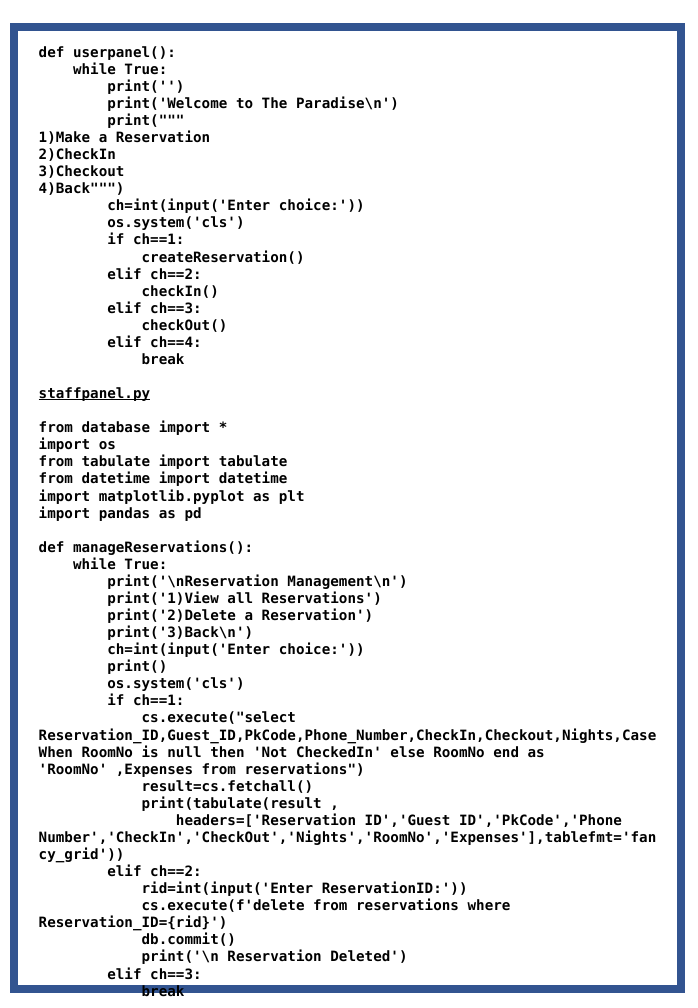
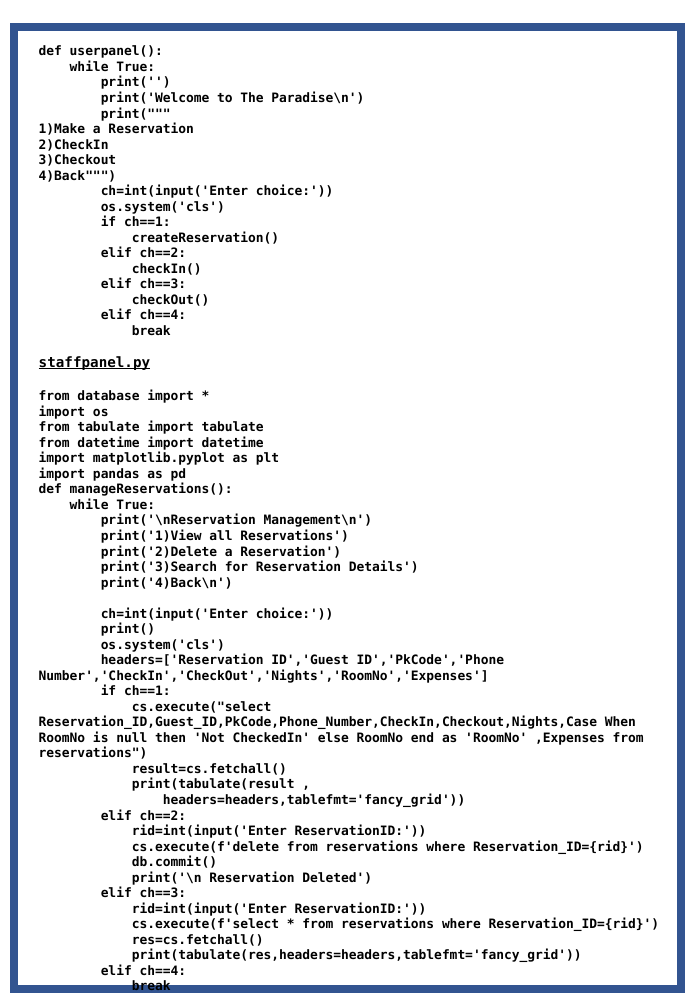
Before and after one commit to Agentgilspy/Hotel, a slide deck: slide 19 of Computer Project.pptx. Drawn at 698x1008 pixels with LibreOffice and Linux fonts; fonts in the diff are those of the drawing. Boxes give left, top, right and bottom in pixels: in the first picture for what was removed or moved away, otherwise in the second. Text is boxed around its words. In the diff, an @@ line names an element or a change of style, - is before the commit and + after.

```diff
--- a/Computer Project.pptx
+++ b/Computer Project.pptx
@@ text at [39,45,644,994]: size 11 to 10 pt in "def userpanel():", "while True:", "print('')", "print('Welcome to The Paradise\n')" and 40 more places @@
@@ text at [101,561,419,590]: text changed; size 11 to 10 pt @@
-print('3)Back\n')
+print('3)Search for Reservation Details')
+print('4)Back\n')
@@ text at [39,654,504,683]: paragraph added @@
+headers=['Reservation ID','Guest ID','PkCode','Phone Number','CheckIn','CheckOut','Nights','RoomNo','Expenses']
@@ text at [163,794,466,807]: text changed; size 11 to 10 pt @@
-headers=['Reservation ID','Guest ID','PkCode','Phone Number','CheckIn','CheckOut','Nights','RoomNo','Expenses'],tablefmt='fancy_grid'))
+headers=headers,tablefmt='fancy_grid'))
@@ text at [101,902,660,975]: paragraphs added @@
+rid=int(input('Enter ReservationID:'))
+cs.execute(f'select * from reservations where Reservation_ID={rid}')
+res=cs.fetchall()
+print(tabulate(res,headers=headers,tablefmt='fancy_grid'))
+elif ch==4:
```
Also in this commit, not shown: 13 other slides changed, 3 slides added, 2 slides removed.
